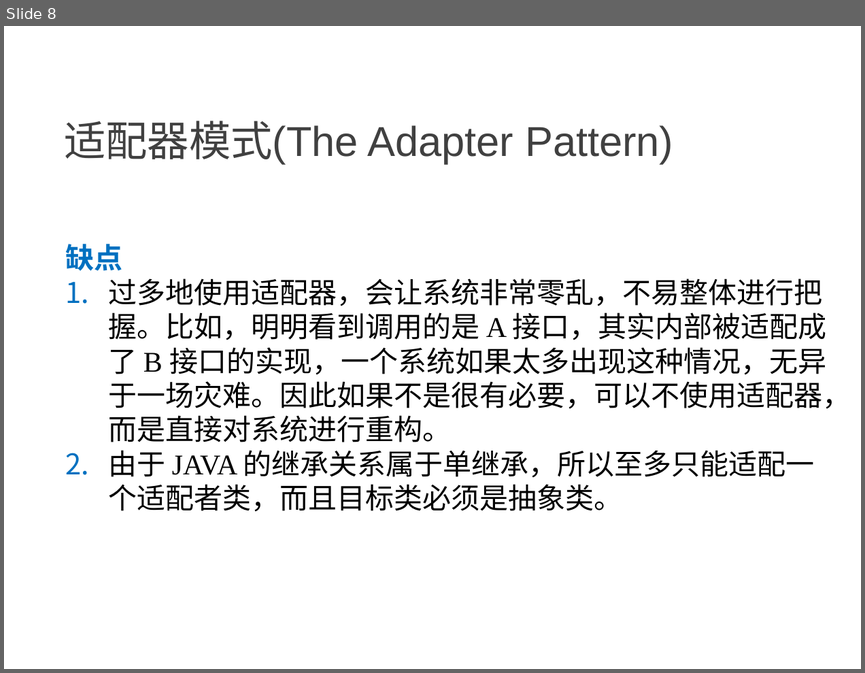
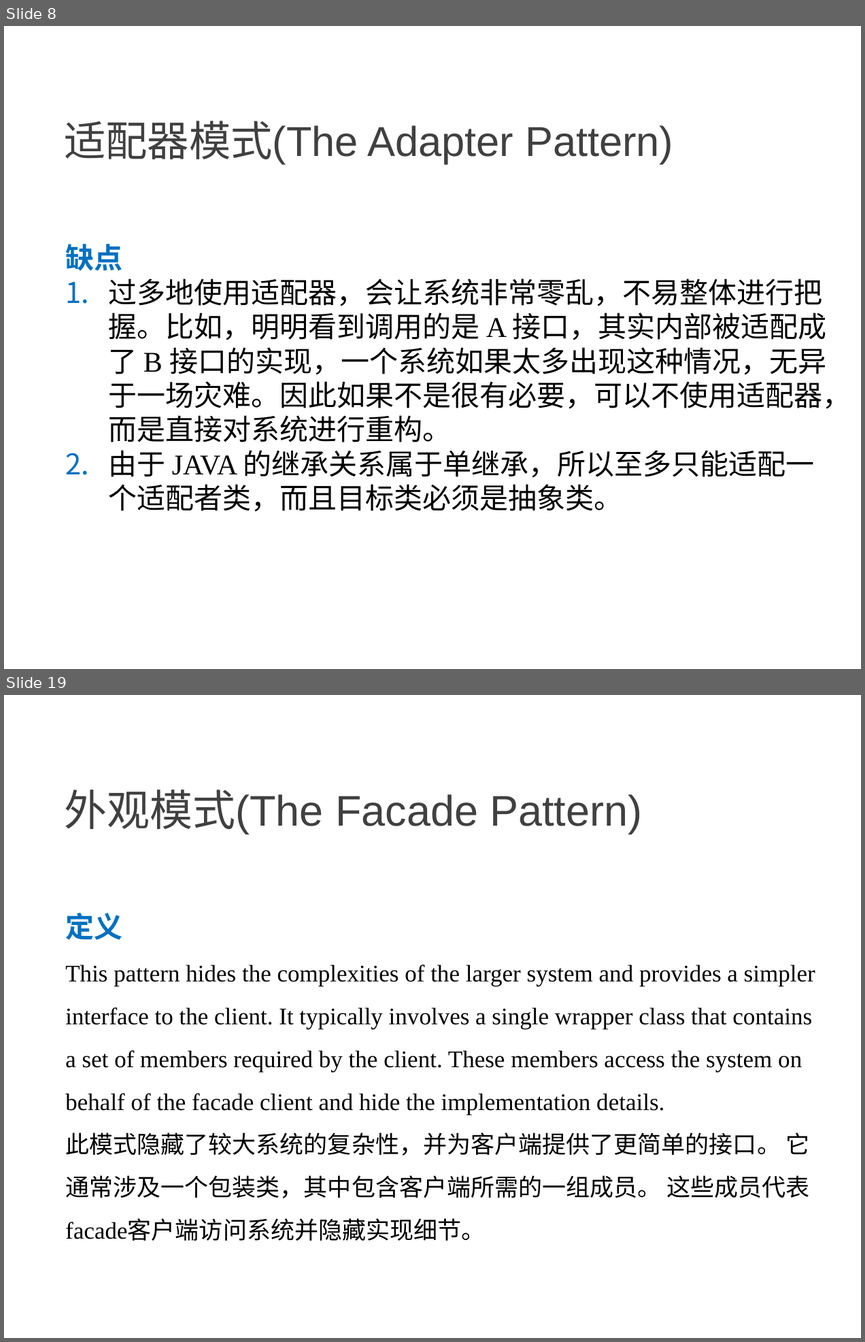
Before and after one commit to NewGr8Player/My-PPT, a slide deck: Design pattern/3.设计模式-结构型模式.pptx. Shown one above the other, each under a label of ours: slide 8 before the commit, slides 8 and 19 after it; the slides between them are not shown. The pictures are 865x673 and 865x1342 pixels, drawn with LibreOffice and Linux fonts; fonts in the diff are those of the drawing. Boxes give left, top, right and bottom in pixels: in the first picture for what was removed or moved away, otherwise in the second. Text is boxed around its words. In the diff, an @@ line names an element or a change of style, - is before the commit and + after.

Commit message:
Add     - 组合模式 The Composite Pattern     - 装饰模式 The Decorator Pattern     - 外观模式 The Facade Pattern

```diff
--- a/Design pattern/3.设计模式-结构型模式.pptx
+++ b/Design pattern/3.设计模式-结构型模式.pptx
@@ slide 19 added at (x1=4, y1=695, x2=861, y2=1338), background #FFFFFF @@
@@ text added at (x1=64, y1=790, x2=643, y2=834), 36 pt, text #404040 @@
+外观模式(The Facade Pattern)
@@ text added at (x1=65, y1=913, x2=815, y2=1240), 20 pt, text #000000 @@
+定义
+This pattern hides the complexities of the larger system and provides a simpler interface to the client. It typically involves a single wrapper class that contains a set of members required by the client. These members access the system on behalf of the facade client and hide the implementation details.
+此模式隐藏了较大系统的复杂性，并为客户端提供了更简单的接口。 它通常涉及一个包装类，其中包含客户端所需的一组成员。 这些成员代表facade客户端访问系统并隐藏实现细节。
```
Also in this commit, not shown: 2 slides changed, 10 other slides added.
